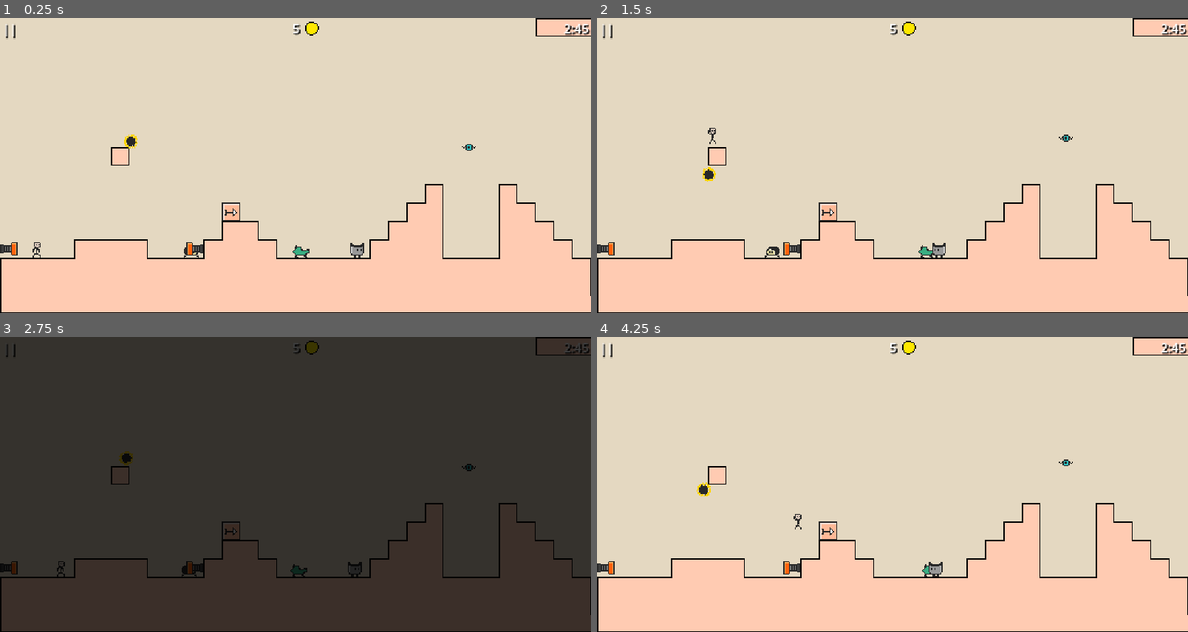
Above: before the commit, frames 1-4 (two rows, left to right).
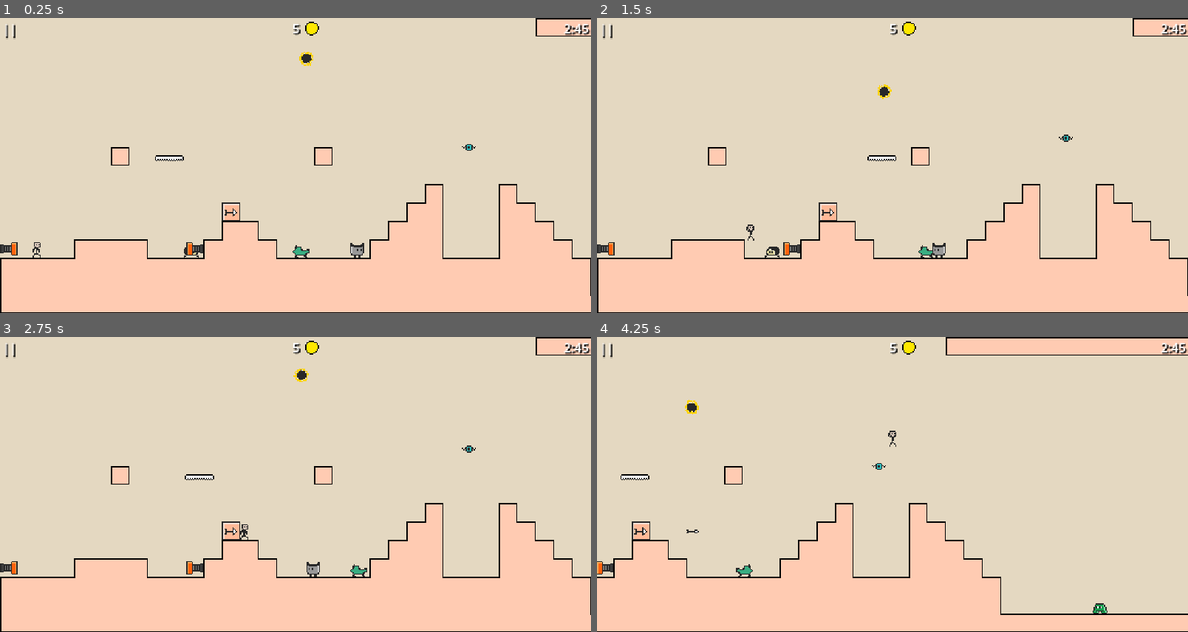
Above: after the commit, the same moments.

Repository: yannicka/ninja
Game: Godot game, scene res://src/Scenes/Game.tscn
The game is run twice, just before and just after one commit, with the same random seed, the same clock (stepped at 60 frames per second) and the same inputs.
Inputs (mouse positions are in pixels of both pictures, inside the frame that each line leads up to):
- Up to frame 1 (0.25 s): no input
- Up to frame 2 (1.5 s): move the mouse to (1022, 150) at 0.52 s; hold Space (space) 0.53-1.28 s; hold Right (ui_right) from 0.53 s (still down); click (1022, 150) at 0.67 s; tap Up (ui_up) at 0.77 s; move the mouse to (774, 180) at 1.27 s; tap Space (space) at 1.35 s
- Up to frame 3 (2.75 s): tap Up (ui_up) at 1.52 s; move the mouse to (354, 419) at 2.02 s; release Right (ui_right) at 2.03 s; hold Left (ui_left) from 2.03 s (still down); hold Space (space) from 2.03 s (still down)
- Up to frame 4 (4.25 s): move the mouse to (862, 543) at 2.77 s; release Left (ui_left) at 2.78 s; release Space (space) at 2.78 s; hold Right (ui_right) from 2.78 s (still down); tap Space (space) at 2.85 s; click (862, 543) at 2.92 s; tap Up (ui_up) at 3.02, 3.77 s; move the mouse to (1069, 528) at 3.52 s; hold Space (space) from 3.53 s (still down)

The runs differ from the first frame. In frame 1, 0.4% of the frame differs, in the area x 21-57%, y 11-50%; in frame 2, 0.5%; in frame 3, 99%, in the area x 0-100%, y 0-100%; in frame 4, 16%.

Commit message:
Plateforme mouvante

Diff:
--- a/project.godot
+++ b/project.godot
@@ -46,7 +46,8 @@
 2d_physics/layer_2="Enemy"
 2d_physics/layer_3="Map"
 2d_physics/layer_4="Bullet"
-2d_physics/layer_5="ArrowShooters"
+2d_physics/layer_5="ArrowShooter"
+2d_physics/layer_6="Platform"
 
 [physics]
 
--- a/src/Levels/Level1.tscn
+++ b/src/Levels/Level1.tscn
@@ -10,12 +10,13 @@
 [ext_resource type="PackedScene" uid="uid://b8mbslrey0adw" path="res://src/Enemies/Eye.tscn" id="8_4lvsr"]
 [ext_resource type="PackedScene" uid="uid://diubd83y28bnc" path="res://src/Enemies/Cannon.tscn" id="9_n7rw0"]
 [ext_resource type="PackedScene" uid="uid://b8lostiuh3rjs" path="res://src/Bouncer.tscn" id="10_nqjru"]
+[ext_resource type="PackedScene" uid="uid://dfvddtnd6wn5v" path="res://src/Platforms/MovingPlatform.tscn" id="11_b2hyb"]
 
 [node name="Level1" type="Node2D"]
 
 [node name="Tiles" parent="." instance=ExtResource("1_6xxgk")]
 position = Vector2(128, 96)
-layer_0/tile_data = PackedInt32Array(655352, 0, 2, 655353, 6 …(3724 unchanged characters)… 536, 3, -393194, 65536, 3, -393195, 0, 3)
+layer_0/tile_data = PackedInt32Array(655352, 0, 2, 655353, 6 …(3724 unchanged characters)… 536, 3, -393194, 65536, 3, -393195, 0, 3, 65545, 196608, 3)
 
 [node name="Player" parent="." instance=ExtResource("2_cer1g")]
 position = Vector2(32, 200)
@@ -24,7 +25,7 @@
 position = Vector2(200, 168)
 
 [node name="ElectricBall" parent="." instance=ExtResource("4_qlfl8")]
-position = Vector2(104, 104)
+position = Vector2(256, 32)
 
 [node name="Ramper" parent="." instance=ExtResource("5_ggxgq")]
 position = Vector2(160, 200)
@@ -50,3 +51,6 @@
 
 [node name="Bouncer3" parent="." instance=ExtResource("10_nqjru")]
 position = Vector2(952, 232)
+
+[node name="MovingPlatform" parent="." instance=ExtResource("11_b2hyb")]
+position = Vector2(128, 122)
--- /dev/null
+++ b/src/Platforms/MovingPlatform.gd
@@ -0,0 +1,9 @@
+extends Node2D
+
+var velocity = Vector2(80, 0)
+
+func _process(delta: float):
+	var collision = $AnimatableBody2D.move_and_collide(velocity * delta)
+
+	if collision:
+		velocity.x *= -1
--- /dev/null
+++ b/src/Platforms/MovingPlatform.tscn
@@ -0,0 +1,35 @@
+[gd_scene load_steps=6 format=3 uid="uid://dfvddtnd6wn5v"]
+
+[ext_resource type="Script" path="res://src/Platforms/MovingPlatform.gd" id="1_makkr"]
+[ext_resource type="Texture2D" uid="uid://c1v422dxujuhh" path="res://assets/platforms.png" id="1_wiyqm"]
+
+[sub_resource type="AtlasTexture" id="AtlasTexture_veuxe"]
+atlas = ExtResource("1_wiyqm")
+region = Rect2(0, 0, 32, 32)
+
+[sub_resource type="SpriteFrames" id="SpriteFrames_qmutl"]
+animations = [{
+"frames": [SubResource("AtlasTexture_veuxe")],
+"loop": true,
+"name": &"default",
+"speed": 5.0
+}]
+
+[sub_resource type="RectangleShape2D" id="RectangleShape2D_lhgtm"]
+size = Vector2(25, 5)
+
+[node name="MovingPlatform" type="Node2D"]
+script = ExtResource("1_makkr")
+
+[node name="AnimatableBody2D" type="AnimatableBody2D" parent="."]
+collision_layer = 32
+collision_mask = 20
+
+[node name="AnimatedSprite2D" type="AnimatedSprite2D" parent="AnimatableBody2D"]
+position = Vector2(4, 2)
+frames = SubResource("SpriteFrames_qmutl")
+
+[node name="CollisionShape2D" type="CollisionShape2D" parent="AnimatableBody2D"]
+position = Vector2(0.5, -0.5)
+shape = SubResource("RectangleShape2D_lhgtm")
+one_way_collision = true
--- a/src/Player.gd
+++ b/src/Player.gd
@@ -33,6 +33,16 @@
 		move = true
 	else:
 		move = false
+
+	if OS.is_debug_build():
+		if Input.is_action_pressed("ui_left"):
+			direction = Vector2.LEFT
+			move = true
+		elif Input.is_action_pressed("ui_right"):
+			direction = Vector2.RIGHT
+			move = true
+		else:
+			move = false
 
 	if move:
 		velocity.x = direction.x * SPEED
--- a/src/Player.tscn
+++ b/src/Player.tscn
@@ -80,7 +80,7 @@
 }
 
 [node name="Player" type="CharacterBody2D"]
-collision_mask = 20
+collision_mask = 52
 script = ExtResource("1_nxbjv")
 
 [node name="Camera2d" type="Camera2D" parent="."]
@@ -88,7 +88,6 @@
 limit_left = 0
 limit_top = 0
 limit_bottom = 256
-smoothing_enabled = true
 
 [node name="AnimatedSprite" type="AnimatedSprite2D" parent="."]
 frames = SubResource("SpriteFrames_lhsdo")
Binary file added: assets/platforms.png
Not shown, added: assets/platforms.png.import
Not shown: 1 places in src/Levels/Level1.tscn that only renumber resources
Not shown, added: assets/platforms.kra
